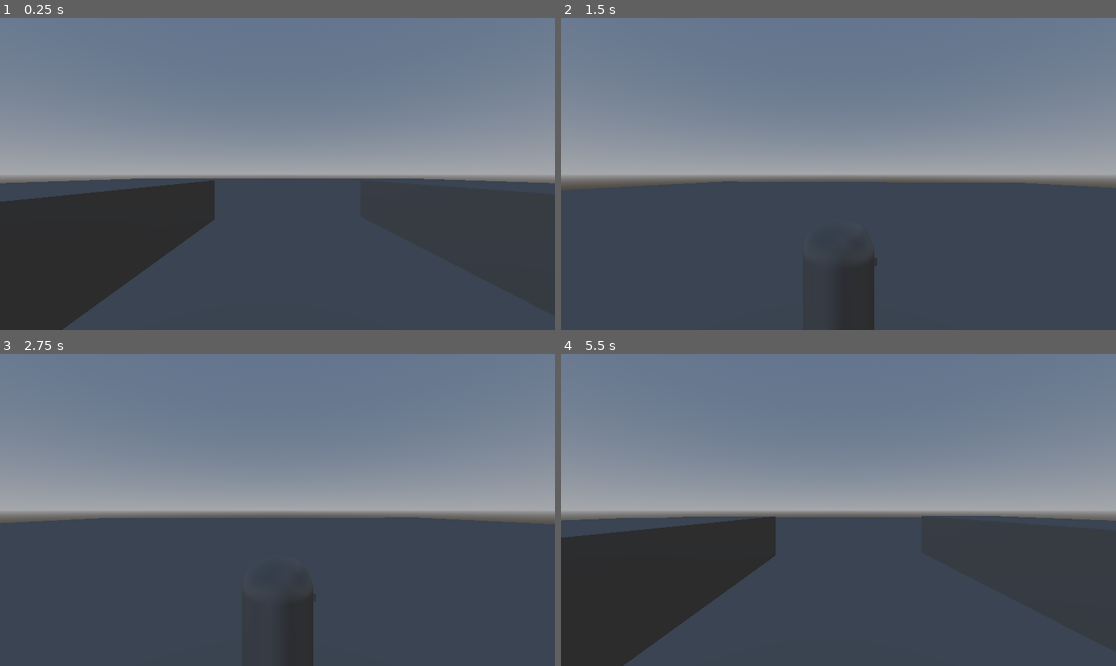
Above: before the commit, frames 1-4 (two rows, left to right).
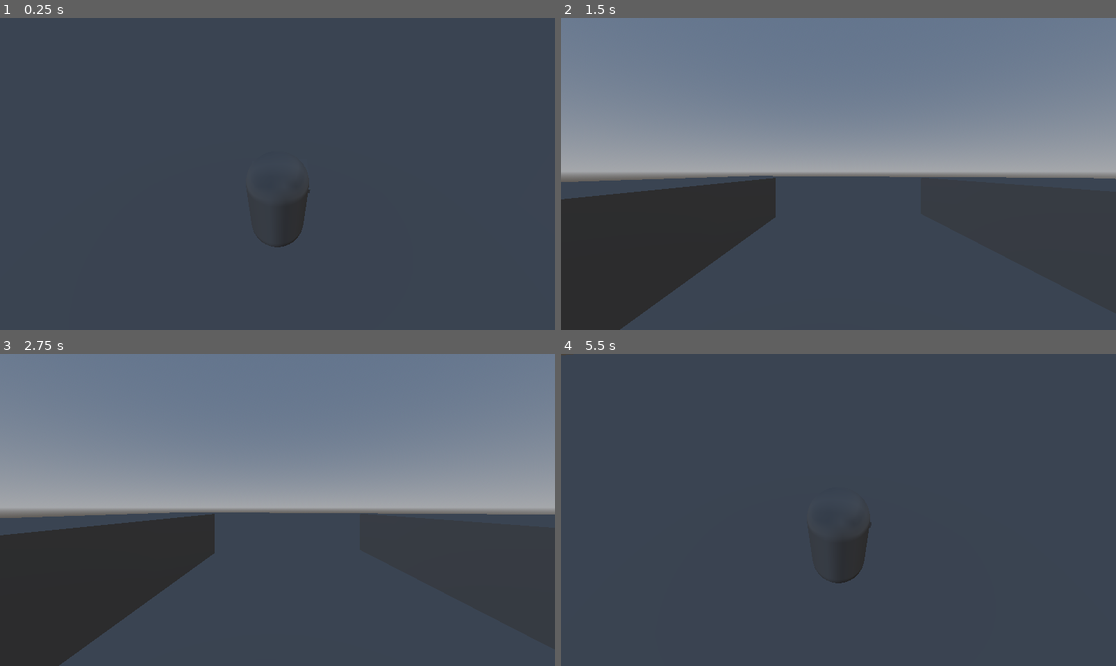
Above: after the commit, the same moments.

Repository: Edvinest/Debugged
Game: Godot game, scene res://src/Scenes/Test scene.tscn
The game is run twice, just before and just after one commit, with the same random seed, the same clock (stepped at 60 frames per second) and the same inputs.
Inputs (mouse positions are in pixels of both pictures, inside the frame that each line leads up to):
- Up to frame 1 (0.25 s): no input
- Up to frame 2 (1.5 s): tap Enter at 0.5 s; move the mouse to (866, 174) at 0.52 s; hold C (toggle_view) 0.53-1.28 s; hold W (move_forward) from 0.53 s (still down); tap Space (jump, bound only before the commit) at 0.77, 0.8, 1.07, 1.35 s; move the mouse to (810, 174) at 1.27 s
- Up to frame 3 (2.75 s): keep holding W (move_forward); tap Space (jump, bound only before the commit) at 1.52, 1.82, 2, 2.3 s; tap C (toggle_view) at 1.55 s; move the mouse to (288, 503) at 2.02 s; hold C (toggle_view) from 2.03 s (still down)
- Up to frame 4 (5.5 s): keep holding W (move_forward); move the mouse to (832, 516) at 2.77 s; release C (toggle_view) at 2.78 s; tap C (toggle_view) at 2.85, 4.35 s; tap Space (jump, bound only before the commit) at 3.02, 3.32, 3.6, 3.77, 4.07, 4.25, 4.52, 4.82, 5.3 s; tap Enter at 3.5 s; move the mouse to (877, 513) at 3.52 s; move the mouse to (794, 506) at 4.27 s; move the mouse to (844, 510) at 5.02 s; hold C (toggle_view) from 5.03 s (still down)

The runs differ from the first frame. In frame 1, 65% of the frame differs, in the area x 0-100%, y 0-100%; in frame 2, 17%; in frame 3, 16%; in frame 4, 65%.

Commit message:
feat: third person character controller

Diff:
--- a/project.godot
+++ b/project.godot
@@ -45,11 +45,6 @@
 , Object(InputEventJoypadMotion,"resource_local_to_scene":false,"resource_name":"","device":-1,"axis":0,"axis_value":1.0,"script":null)
 ]
 }
-jump={
-"deadzone": 0.2,
-"events": [Object(InputEventKey,"resource_local_to_scene":false,"resource_name":"","device":-1,"window_id":0,"alt_pressed":false,"shift_pressed":false,"ctrl_pressed":false,"meta_pressed":false,"pressed":false,"keycode":0,"physical_keycode":32,"key_label":0,"unicode":32,"location":0,"echo":false,"script":null)
-]
-}
 toggle_view={
 "deadzone": 0.2,
 "events": [Object(InputEventKey,"resource_local_to_scene":false,"resource_name":"","device":-1,"window_id":0,"alt_press …(191 unchanged characters)…
--- a/src/Scenes/Hands.gd
+++ b/src/Scenes/Hands.gd
@@ -2,8 +2,8 @@
 
 var udp := PacketPeerUDP.new()
 
-@onready var righthand = $RightHand
-@onready var lefthand = $LeftHand
+@onready var rightHand = $RightHand
+@onready var leftHand = $LeftHand
 
 var targetRotL := Vector3()
 var smoothRotL := Vector3()
@@ -11,8 +11,13 @@
 var targetRotR := Vector3()
 var smoothRotR := Vector3()
 
+var using_first_person : bool
+
 func _ready():
 	udp.bind(4243, "127.0.0.1")
+
+	if Input.get_connected_joypads().is_empty():
+		using_first_person = false
 
 func _process(_delta):
 	while udp.get_available_packet_count() > 0:
@@ -35,10 +40,14 @@
 					targetRotR.x = pitch
 					targetRotR.z = roll
 
-	# Smooth interpolation
-	smoothRotL = smoothRotL.lerp(-targetRotL, 0.1)
-	smoothRotR = smoothRotR.lerp(-targetRotR, 0.1)
+	if using_first_person:
+		# Smooth interpolation
+		smoothRotL = smoothRotL.lerp(-targetRotL, 0.1)
+		smoothRotR = smoothRotR.lerp(-targetRotR, 0.1)
 
-	# Apply to hands
-	lefthand.rotation = smoothRotL
-	righthand.rotation = smoothRotR
+		# Apply to hands
+		leftHand.rotation = smoothRotL
+		rightHand.rotation = smoothRotR
+
+	else:
+		pass
--- a/src/Scenes/Player.tscn
+++ b/src/Scenes/Player.tscn
@@ -5,11 +5,11 @@
 
 [sub_resource type="CapsuleShape3D" id="CapsuleShape3D_qbkls"]
 
+[sub_resource type="CapsuleMesh" id="CapsuleMesh_qm7rr"]
+
 [sub_resource type="BoxMesh" id="BoxMesh_qbkls"]
 
 [sub_resource type="BoxMesh" id="BoxMesh_rpqav"]
-
-[sub_resource type="CapsuleMesh" id="CapsuleMesh_qm7rr"]
 
 [node name="CharacterBody3D" type="CharacterBody3D"]
 script = ExtResource("1_rpqav")
@@ -18,22 +18,22 @@
 shape = SubResource("CapsuleShape3D_qbkls")
 
 [node name="ThirdPersonCamera" type="Camera3D" parent="."]
-transform = Transform3D(1, 0, 0, 0, 1, 0, 0, 0, 1, 0, 1.613677, 2.8612342)
+transform = Transform3D(1, 0, 0, 0, 0.74294627, 0.6693511, 0, -0.6693511, 0.74294627, 0, 2.7736914, 2.321082)
 
 [node name="FirstPersonCamera" type="Camera3D" parent="."]
 transform = Transform3D(1, 0, 0, 0, 1, 0, 0, 0, 1, 0, 0.4769659, 0.088204324)
 
-[node name="Hands" type="Node3D" parent="."]
+[node name="PlayerBody" type="MeshInstance3D" parent="."]
+mesh = SubResource("CapsuleMesh_qm7rr")
+
+[node name="Hands" type="Node3D" parent="PlayerBody"]
 transform = Transform3D(1, 0, 0, 0, 1, 0, 0, 0, 1, 0, 0.39501464, 0.4332748)
 script = ExtResource("2_kyqiw")
 
-[node name="RightHand" type="MeshInstance3D" parent="Hands"]
+[node name="RightHand" type="MeshInstance3D" parent="PlayerBody/Hands"]
 transform = Transform3D(0.25, 0, 0, 0, 0.12031216, -0.13368723, 0, 0.02557314, 0.6289489, 0.4049094, 0, -0.71150947)
 mesh = SubResource("BoxMesh_qbkls")
 
-[node name="LeftHand" type="MeshInstance3D" parent="Hands"]
+[node name="LeftHand" type="MeshInstance3D" parent="PlayerBody/Hands"]
 transform = Transform3D(0.248, 0, 0, 0, 0.121290304, -0.12142043, 0, 0.02578105, 0.5712382, -0.323106, 0, -0.69663966)
 mesh = SubResource("BoxMesh_rpqav")
-
-[node name="MeshInstance3D" type="MeshInstance3D" parent="."]
-mesh = SubResource("CapsuleMesh_qm7rr")
--- a/src/Scenes/test_scene.gd
+++ b/src/Scenes/test_scene.gd
@@ -1,17 +1,17 @@
 extends Node
 
-var py_process_id := 0
-
-func _ready():
-	# Start the Python script (non-blocking)
-	# Returns an int process ID, not a Process object
-	var args = ["-u", "joyconserver.py"]
-	py_process_id = OS.create_process("python3", args)
-	print("Joy-Con server started, PID:", py_process_id)
-
-
-func _exit_tree():
-	# Kill Python script when game closes
-	if py_process_id != 0:
-		OS.kill(py_process_id)
-		print("Joy-Con server stopped")
+#var py_process_id := 0
+#
+#func _ready():
+	## Start the Python script (non-blocking)
+	## Returns an int process ID, not a Process object
+	#var args = ["-u", "joyconserver.py"]
+	#py_process_id = OS.create_process("python3", args)
+	#print("Joy-Con server started, PID:", py_process_id)
+#
+#
+#func _exit_tree():
+	## Kill Python script when game closes
+	#if py_process_id != 0:
+		#OS.kill(py_process_id)
+		#print("Joy-Con server stopped")
--- a/src/Scripts/Player.gd
+++ b/src/Scripts/Player.gd
@@ -4,7 +4,7 @@
 @export var jump_velocity := 4.5
 @onready var firstPersonCamera = $FirstPersonCamera
 @onready var thirdPersonCamera = $ThirdPersonCamera
-var using_first_person : bool = true
+var using_first_person : bool
 
 var mouse_sensitivity := 0.002
 var gravity := 30
@@ -13,8 +13,10 @@
 	Input.set_mouse_mode(Input.MOUSE_MODE_CAPTURED)
 	set_camera_mode(using_first_person)
 
+	if Input.get_connected_joypads().is_empty():
+		using_first_person = false
+
 func _process(delta: float) -> void:
-	# Right stick is typically on JoyCon-R
 	var right_x := Input.get_joy_axis(0, JOY_AXIS_RIGHT_X) # horizontal
 	var right_y := Input.get_joy_axis(0, JOY_AXIS_RIGHT_Y) # vertical
 
@@ -30,7 +32,7 @@
 	firstPersonCamera.rotation.x = clamp(firstPersonCamera.rotation.x, deg_to_rad(-80), deg_to_rad(80))
 
 func _unhandled_input(event):
-	if event is InputEventMouseMotion:
+	if event is InputEventMouseMotion and using_first_person:
 		rotate_y(-event.relative.x * mouse_sensitivity)
 		firstPersonCamera.rotate_x(-event.relative.y * mouse_sensitivity)
 		firstPersonCamera.rotation.x = clamp(firstPersonCamera.rotation.x, deg_to_rad(-80), deg_to_rad(80))
@@ -42,10 +44,18 @@
 
 func _physics_process(delta):
 	var input_dir = Input.get_vector("move_left", "move_right", "move_forward", "move_back")
-	var direction = (transform.basis * Vector3(input_dir.x, 0, input_dir.y)).normalized()
+	var direction = Vector3.ZERO
 
 	if not is_on_floor():
 		velocity.y -= gravity * delta
+
+	if using_first_person:
+		direction = (transform.basis * Vector3(input_dir.x, 0, input_dir.y)).normalized()
+	else:
+		direction = Vector3(input_dir.x, 0, input_dir.y).normalized()
+		if direction != Vector3.ZERO:
+			var target_yaw = atan2(-direction.x, -direction.z)
+			$PlayerBody.rotation.y = target_yaw # lerp_angle($PlayerBody.rotation.y, target_yaw, delta * 1.0)
 
 	if direction != Vector3.ZERO:
 		velocity.x = direction.x * speed
@@ -54,11 +64,10 @@
 		velocity.x = move_toward(velocity.x, 0, speed)
 		velocity.z = move_toward(velocity.z, 0, speed)
 
-	if Input.is_action_just_pressed("jump") and is_on_floor():
-		velocity.y = jump_velocity
-
 	move_and_slide()
 
 func set_camera_mode(first_person : bool):
+	using_first_person = first_person
 	firstPersonCamera.current = first_person
 	thirdPersonCamera.current = not first_person
+	$PlayerBody/Hands.using_first_person = first_person
Not shown, changed: src/Scripts/joyconserver.py
